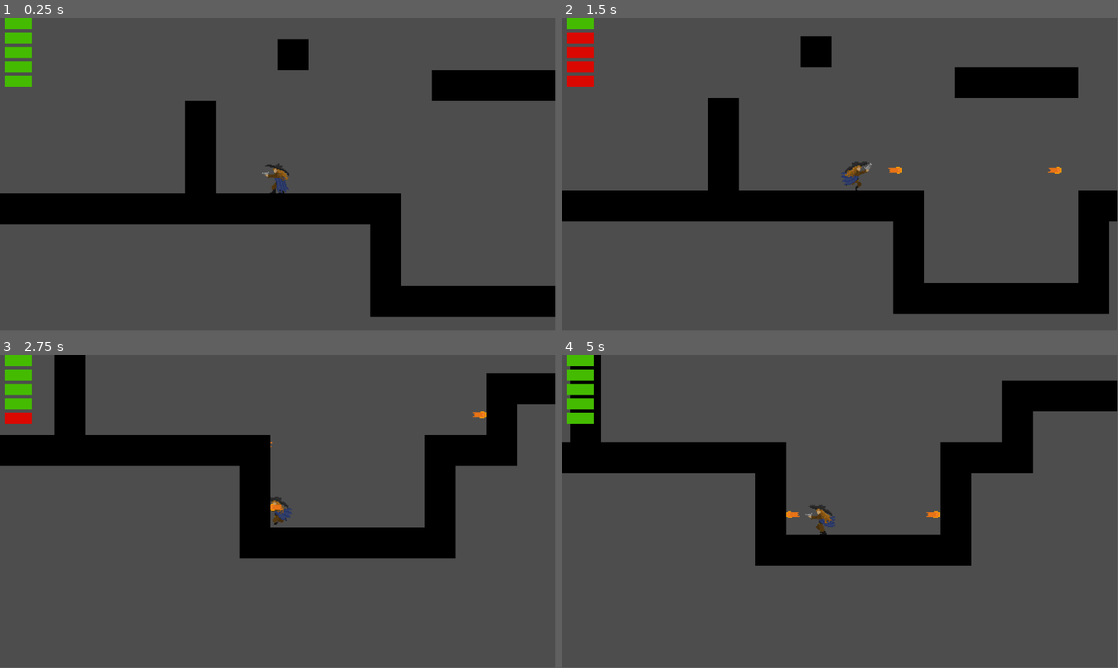
Above: before the commit, frames 1-4 (two rows, left to right).
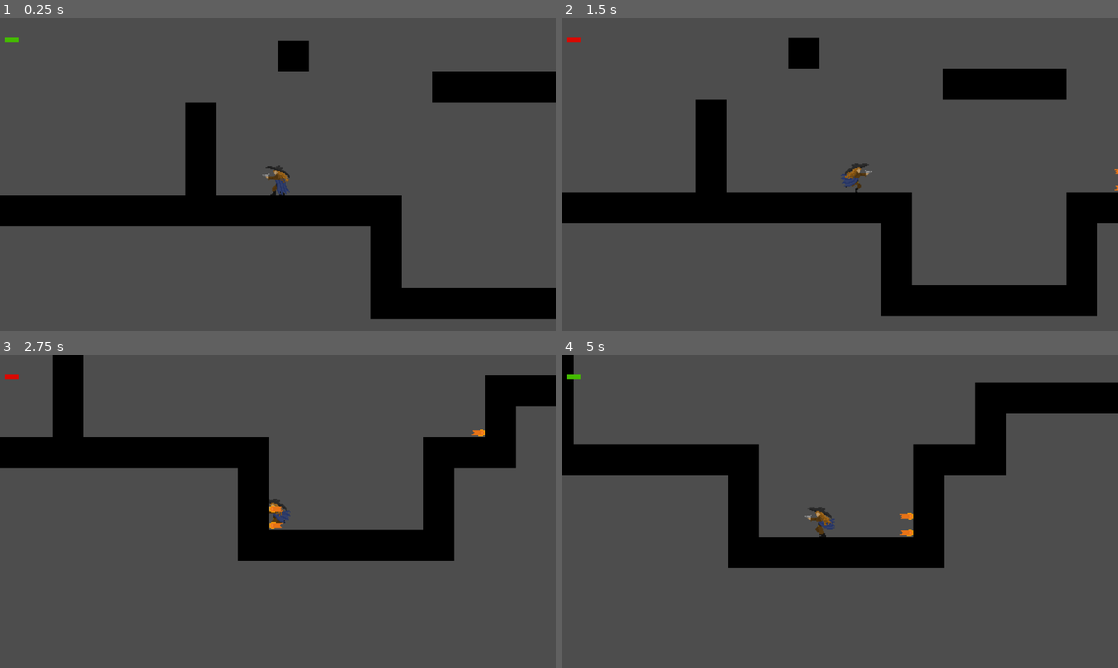
Above: after the commit, the same moments.

Repository: Luminescent-Cheese/crashed-metriodvania
Game: Godot game, scene res://game.tscn
Two runs of this game, one before a commit and one after it. Both use one fixed random seed, a clock stepped at 60 frames per second and the inputs below.
Inputs (mouse positions are in pixels of both pictures, inside the frame that each line leads up to):
- Up to frame 1 (0.25 s): no input
- Up to frame 2 (1.5 s): move the mouse to (962, 158) at 0.52 s; press the mouse at (962, 158) at 0.53 s; hold D (right) from 0.53 s (still down); tap Space (jump) at 0.77 s; move the mouse to (728, 190) at 1.27 s; release the mouse at (728, 190) at 1.28 s; click (728, 190) at 1.35 s
- Up to frame 3 (2.75 s): tap Space (jump) at 1.52 s; move the mouse to (333, 442) at 2.02 s; release D (right) at 2.03 s; press the mouse at (333, 442) at 2.03 s; hold A (left) from 2.03 s (still down)
- Up to frame 4 (5 s): move the mouse to (812, 574) at 2.77 s; release A (left) at 2.78 s; release the mouse at (812, 574) at 2.78 s; hold D (right) 2.78-4.28 s; click (812, 574) at 2.85 s; tap Space (jump) at 3.02, 3.77, 4.52 s; move the mouse to (1006, 558) at 3.52 s; press the mouse at (1006, 558) at 3.53 s; move the mouse to (673, 464) at 4.27 s; release the mouse at (673, 464) at 4.28 s; hold A (left) from 4.28 s (still down); click (673, 464) at 4.35 s
In our replay, the window is 799x449 before the commit and 800x450 after it. These sizes can differ from the game's own. Grey fills any space a smaller window leaves; there, only what the larger window draws over its background counts as a difference.

The runs differ from the first frame. In frame 1, 2.8% of the frame differs, in the area x 0-100%, y 0-97%; in frame 2, 7.4%; in frame 3, 3.3%; in frame 4, 11%, in the area x 0-100%, y 0-68%.

Commit message:
A variety of small changes
Changed camera smoothing and player speed. Also restructured so that maxAmmo and health are kept in the game scene

Diff:
--- a/UI/ammo_counter.gd
+++ b/UI/ammo_counter.gd
@@ -4,11 +4,13 @@
 var maxAmmo = 0
 var currentAmmo = 0
 
+var distanceFromTop = 40
+
 func _load_Ammo_UI():
 	for i in range(maxAmmo):
 		var newAmmoUI = AmmoUIPart.instantiate()
 		newAmmoUI.name = "AmmoUIPart" + str(i)
-		newAmmoUI.position.y = i * 30
+		newAmmoUI.position.y = (i * 15) + distanceFromTop
 		add_child(newAmmoUI)
 		print(get_children())
 
--- a/UI/ammo_ui_part.tscn
+++ b/UI/ammo_ui_part.tscn
@@ -5,6 +5,6 @@
 [node name="AmmoUIPart" type="ColorRect"]
 offset_left = 10.0
 offset_top = 6.0
-offset_right = 66.0
-offset_bottom = 29.0
+offset_right = 39.0
+offset_bottom = 16.0
 script = ExtResource("1_k5tjl")
--- a/game.gd
+++ b/game.gd
@@ -1,6 +1,13 @@
 extends Node2D
-@onready var AmmoCounter = $"CanvasLayer/Ammo Counter"
+@onready var AmmoCounter = $"UI/Ammo Counter"
 @onready var playerGun = $"Player/Arm"
+
+#All the variables that need to be saved between rooms
+var maxAmmo = 1
+var maxHealth
+
+var currentAmmo = 1
+var currentHealth
 #slows the game by timescale and lasts for duration
 func frame_freeze(timescale: float, duration: float) -> void:
 	Engine.time_scale = timescale
@@ -9,8 +16,10 @@
 
 
 func _ready() -> void:
-	AmmoCounter.maxAmmo = playerGun.maxAmmo
-	AmmoCounter.currentAmmo = playerGun.currentAmmo
+	AmmoCounter.maxAmmo = maxAmmo
+	AmmoCounter.currentAmmo = currentAmmo
+	playerGun.maxAmmo = maxAmmo
+	playerGun.currentAmmo = currentAmmo
 	AmmoCounter._load_Ammo_UI()
 
 func _process(delta: float) -> void:
@@ -18,4 +27,5 @@
 		frame_freeze(0, 0.02)
 	#Temp solution to having UI display ammo proper
 	AmmoCounter.maxAmmo = playerGun.maxAmmo
+	currentAmmo = playerGun.currentAmmo
 	AmmoCounter.currentAmmo = playerGun.currentAmmo
--- a/game.tscn
+++ b/game.tscn
@@ -26,6 +26,6 @@
 tile_map_data = PackedByteArray("AAD//wEAAQAAAAAAAAAAAAEAAQAAAAAAAAABAAEAAQAAAAAAAAACAAEAAQAAAAAAAAADAAEAAQAAAAAAAAD+/w …(1120 unchanged characters)…
 tile_set = SubResource("TileSet_fc0e3")
 
-[node name="CanvasLayer" type="CanvasLayer" parent="."]
+[node name="UI" type="CanvasLayer" parent="."]
 
-[node name="Ammo Counter" parent="CanvasLayer" instance=ExtResource("4_fc0e3")]
+[node name="Ammo Counter" parent="UI" instance=ExtResource("4_fc0e3")]
--- a/player/arm/shoot.gd
+++ b/player/arm/shoot.gd
@@ -6,13 +6,13 @@
 @export var GunAnimationPlayer: AnimationPlayer
 
 @export var canShoot = true
-var maxAmmo = 5
+var maxAmmo = 0
 var recoil = 1000
 
 @onready var bulletSpawn = $ArmAnimations/bulletFirePoint
 var intendedDirection: String = "not"
 var currentDirection = 0
-var currentAmmo = 5
+var currentAmmo = 0
 var currentFacing = 1
 func _physics_process(delta: float) -> void:
 
--- a/player/player.gd
+++ b/player/player.gd
@@ -2,7 +2,7 @@
 @onready var Game = $".."
 @onready var animation_tree = $PlayerAnimationTree
 #Factual Variables
-var MAXSPEED = 800
+var MAXSPEED = 500
 var gravity = 150
 var maxjumpHeight = 600
 var recoilStrength = 50
--- a/player/player.tscn
+++ b/player/player.tscn
@@ -1087,6 +1087,6 @@
 [node name="PlayerCamera" type="Camera2D" parent="."]
 zoom = Vector2(0.5, 0.5)
 position_smoothing_enabled = true
-position_smoothing_speed = 4.0
+position_smoothing_speed = 3.0
 
 [connection signal="fire_recoil" from="Arm" to="." method="_on_arm_fire_recoil"]
--- a/project.godot
+++ b/project.godot
@@ -14,6 +14,11 @@
 run/main_scene="res://game.tscn"
 config/features=PackedStringArray("4.5", "Forward Plus")
 config/icon="res://icon.svg"
+
+[display]
+
+window/size/mode=2
+window/stretch/mode="viewport"
 
 [input]
 
